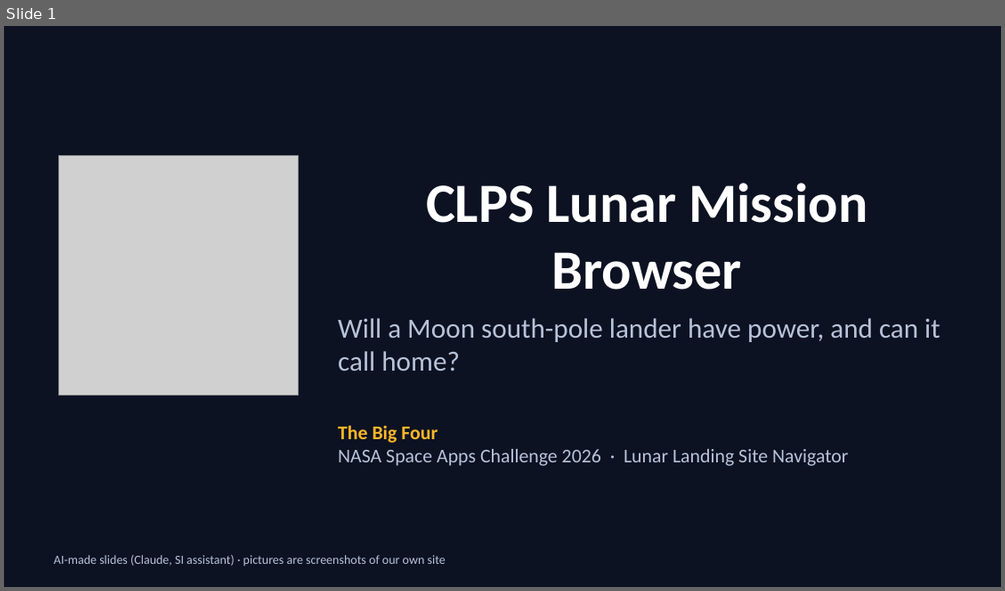
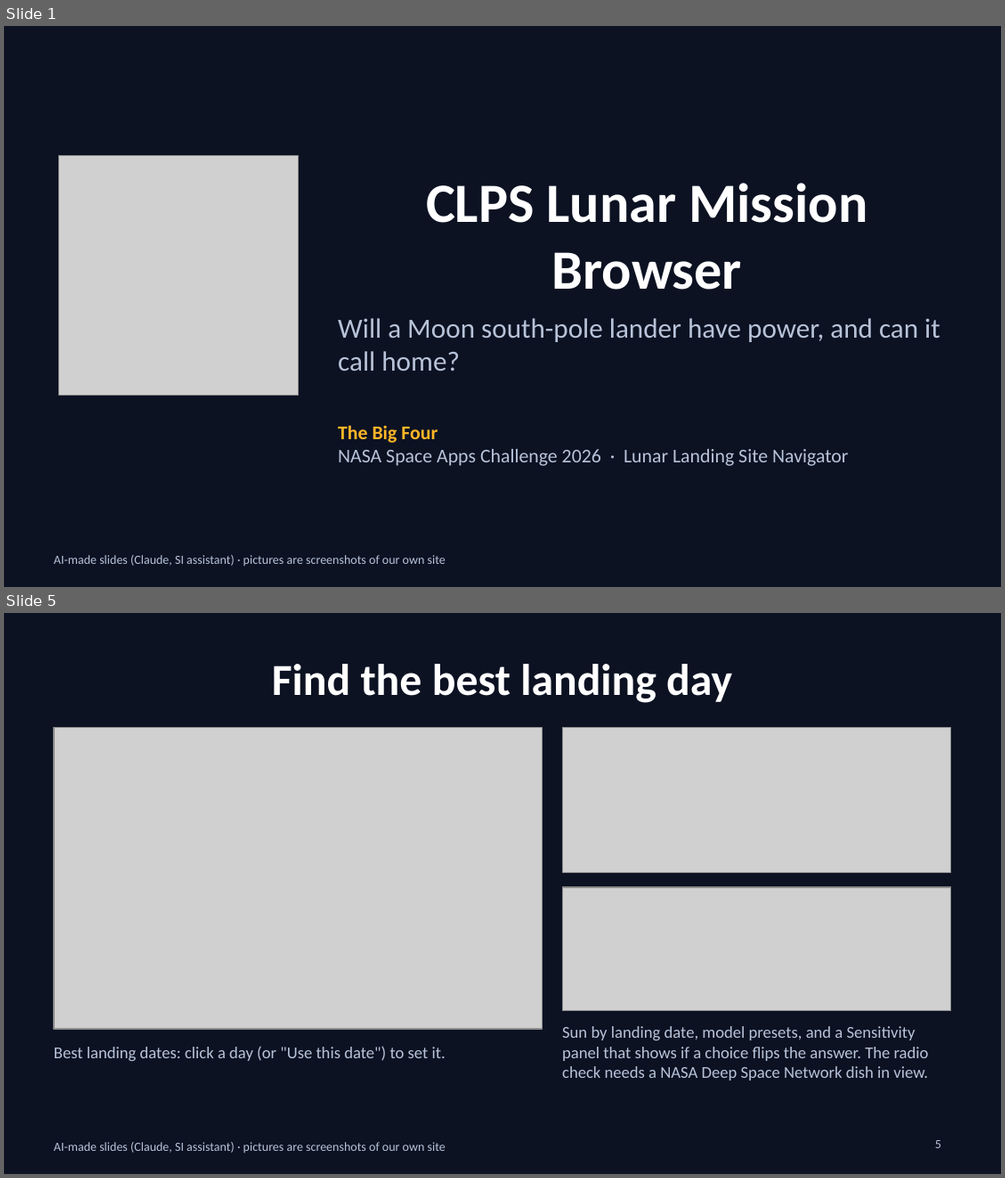
Before and after one commit to stevenjc2009-byte/clps-lunar-browser, a slide deck: docs/slides.pptx. Shown one above the other, each under a label of ours: slide 1 before the commit, slides 1 and 5 after it; the slides between them are not shown. The pictures are 1005x591 and 1005x1178 pixels, drawn with LibreOffice and Linux fonts; fonts in the diff are those of the drawing; grey boxes stand for pictures. Boxes give left, top, right and bottom in pixels: in the first picture for what was removed or moved away, otherwise in the second. Text is boxed around its words. In the diff, an @@ line names an element or a change of style, - is before the commit and + after.

```diff
--- a/docs/slides.pptx
+++ b/docs/slides.pptx
@@ slide 5 added at [4, 613, 1001, 1174], background #0C1222; not listed: 1 template element that a slide beside it also shows @@
@@ title added at [272, 664, 732, 703], 32 pt, text #FFFFFF, bold @@
+Find the best landing day
@@ picture added at [54, 728, 542, 1029] @@
@@ picture added at [562, 728, 951, 872] @@
@@ picture added at [562, 887, 951, 1011] @@
@@ text added at [562, 1026, 929, 1080], 12 pt, text #B8C3D9 @@
+Sun by landing date, model presets, and a Sensitivity panel that shows if a choice flips the answer. The radio check needs a NASA Deep Space Network dish in view.
@@ text added at [54, 1046, 445, 1061], 12 pt, text #B8C3D9 @@
+Best landing dates: click a day (or "Use this date") to set it.
@@ page number added at [935, 1140, 941, 1148], 9 pt, text #B8C3D9 @@
+5
```
Also in this commit, not shown: 2 slides changed, 3 other slides added, 4 slides removed, 17 other files.
